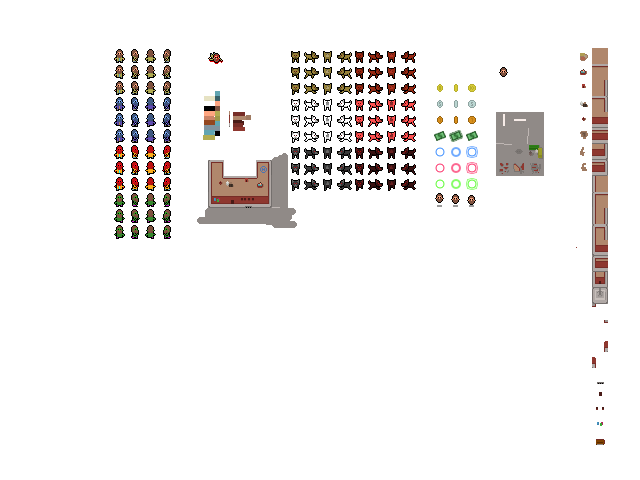
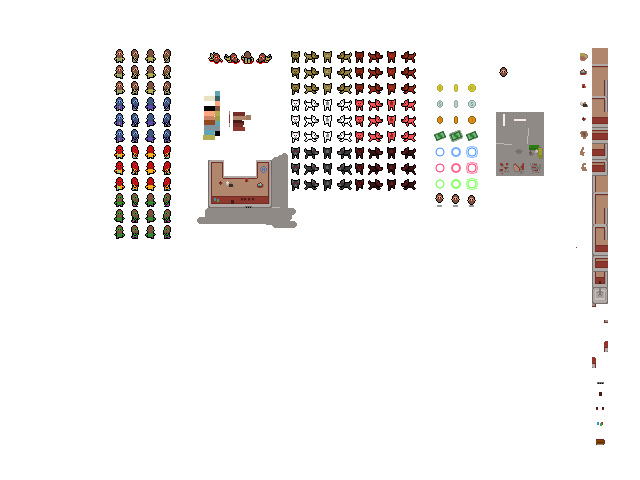
The second (640, 480) image is a revision of the first. Changes to its layers:
added layer "Layer 6 copy" above "Layer 6" over [left=256, top=53, right=272, bottom=64]
added layer "Layer 6" above "Layer 7" over [left=224, top=53, right=240, bottom=64]
added layer "Layer 7" above "Layer 5" over [left=241, top=51, right=254, bottom=64]
